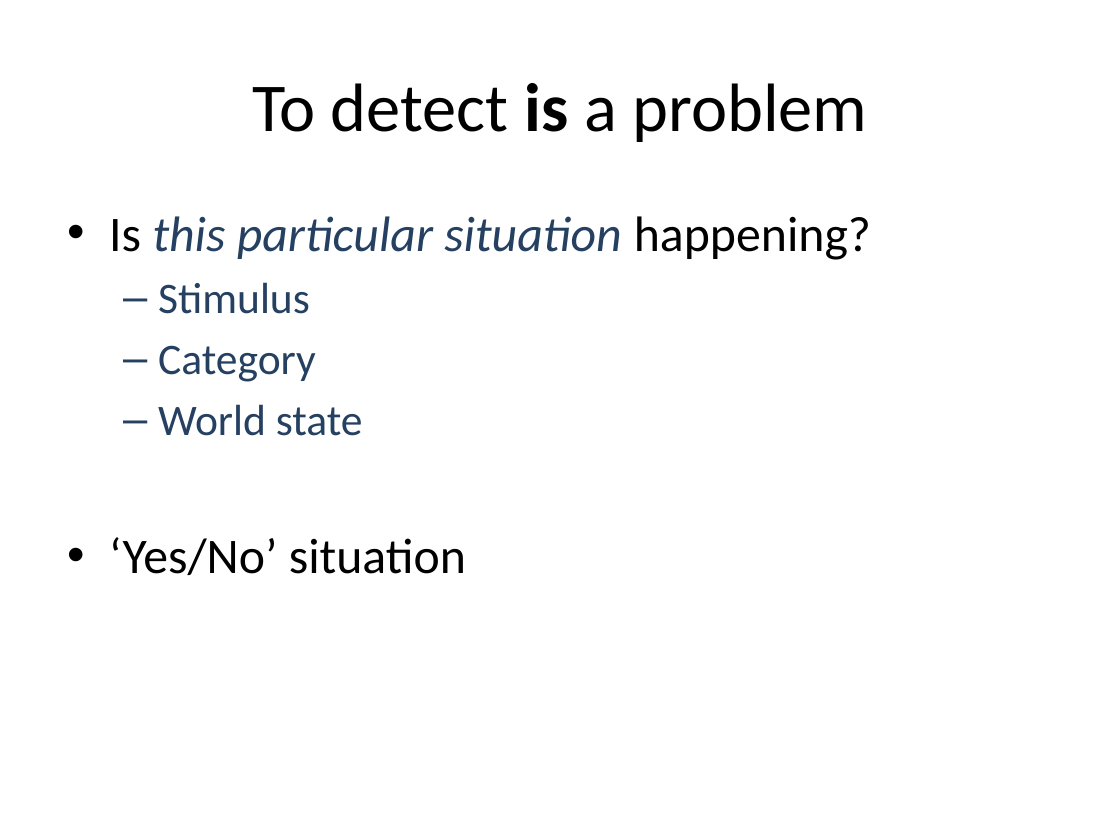
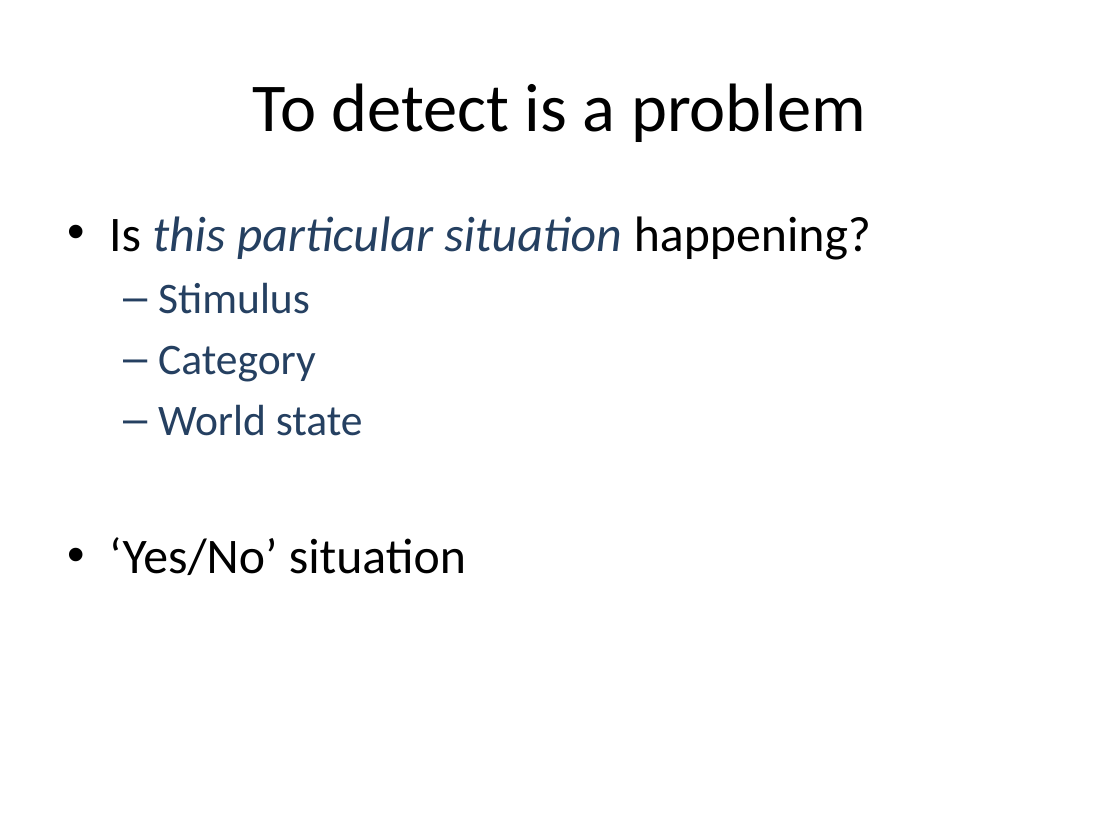
Before and after one commit to Adrifelcha/Adrifelcha, a slide deck: slide 5 of Tesis/Presentaciones/Seminario_Maden_.pptx. Drawn at 1120x840 pixels with LibreOffice and Linux fonts; fonts in the diff are those of the drawing. Boxes give left, top, right and bottom in pixels: in the first picture for what was removed or moved away, otherwise in the second. Text is boxed around its words. In the diff, an @@ line names an element or a change of style, - is before the commit and + after.

```diff
--- a/Tesis/Presentaciones/Seminario_Maden_.pptx
+++ b/Tesis/Presentaciones/Seminario_Maden_.pptx
@@ title "To detect is a problem" at box(253, 83, 866, 142): bold off in "is" @@
```
Also in this commit, not shown: 6 other slides changed, 1 slide added, 5 slides removed, 1 other file.
